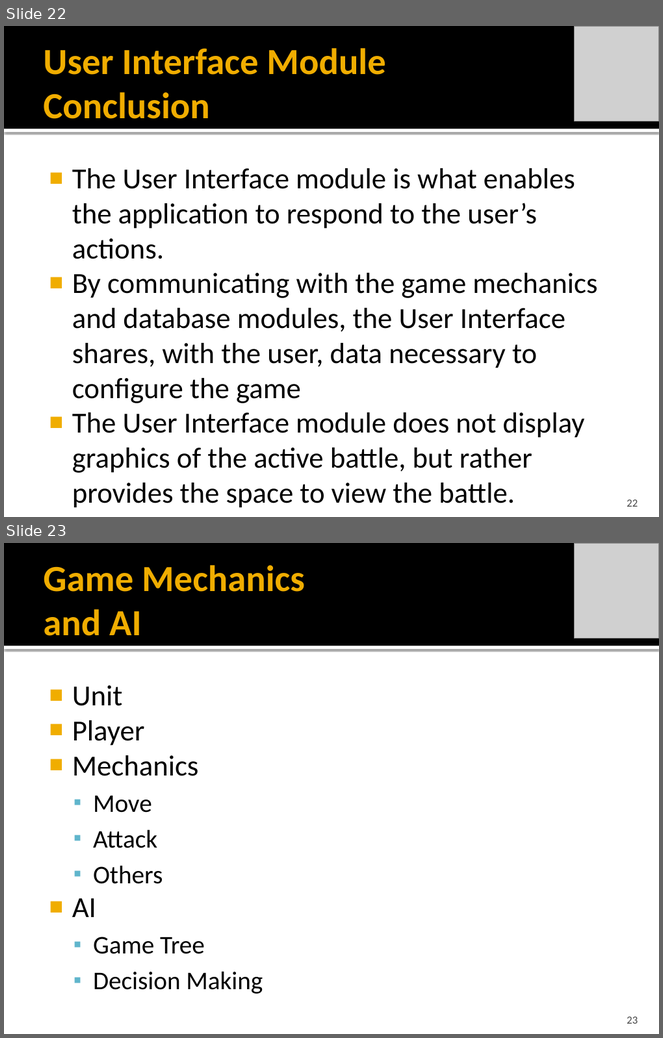
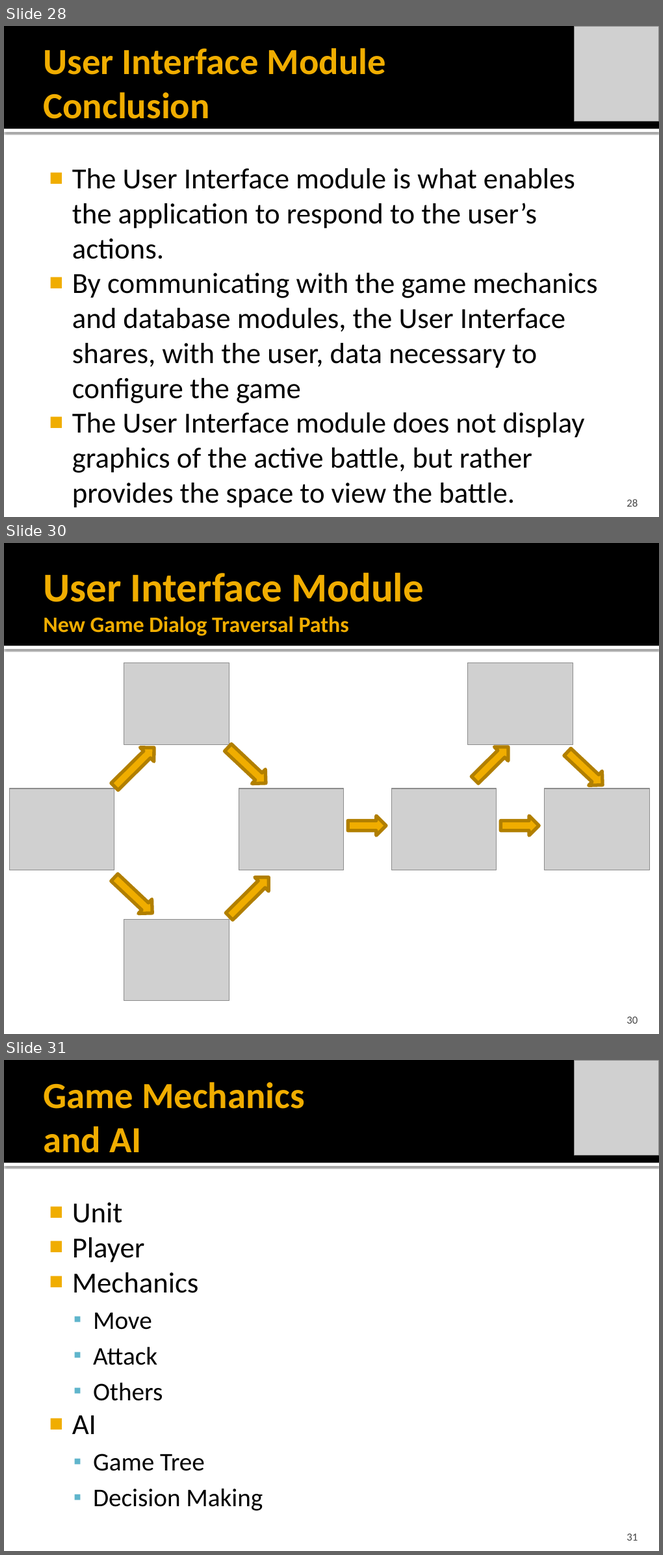
Before and after one commit to idxExtropy/duel-reality, a slide deck: Docs/DUEL REALITY .pptx. Shown one above the other, each under a label of ours: slides 22 and 23 before the commit, slides 28, 30 and 31 after it; the slides between them are not shown. The pictures are 663x1038 and 663x1555 pixels, drawn with LibreOffice and Linux fonts; fonts in the diff are those of the drawing; grey boxes stand for pictures. Boxes give left, top, right and bottom in pixels: in the first picture for what was removed or moved away, otherwise in the second. Text is boxed around its words. In the diff, an @@ line names an element or a change of style, - is before the commit and + after.

```diff
--- a/Docs/DUEL REALITY .pptx
+++ b/Docs/DUEL REALITY .pptx
@@ slide 30 added at <box>4,543,659,1034</box>, background #FFFFFF; not listed: 2 template elements that a slide beside it also shows @@
@@ title added at <box>43,572,424,636</box>, 24.3 pt, text #F0AD00, bold @@
+User Interface Module
+New Game Dialog Traversal Paths
@@ picture added at <box>124,663,229,744</box> @@
@@ picture added at <box>468,663,573,744</box> @@
@@ right arrow added at <box>108,741,161,794</box>, fill #F0AD00, outline #B28000 3.78 pt @@
@@ right arrow added at <box>221,741,272,791</box>, fill #F0AD00, outline #B28000 3.78 pt @@
@@ right arrow added at <box>469,740,516,787</box>, fill #F0AD00, outline #B28000 3.78 pt @@
@@ right arrow added at <box>561,745,610,792</box>, fill #F0AD00, outline #B28000 3.78 pt @@
@@ picture added at <box>9,789,114,870</box> @@
@@ picture added at <box>239,789,343,870</box> @@
@@ picture added at <box>392,789,497,870</box> @@
@@ picture added at <box>545,789,649,870</box> @@
@@ right arrow added at <box>348,816,386,836</box>, fill #F0AD00, outline #B28000 3.78 pt @@
@@ right arrow added at <box>501,816,539,836</box>, fill #F0AD00, outline #B28000 3.78 pt @@
@@ right arrow added at <box>108,871,159,921</box>, fill #F0AD00, outline #B28000 3.78 pt @@
@@ right arrow added at <box>222,870,276,923</box>, fill #F0AD00, outline #B28000 3.78 pt @@
@@ picture added at <box>124,920,229,1001</box> @@
@@ page number added at <box>627,1017,638,1024</box>, 12 pt, text #454545 @@
+30
@@ what was slide 22 is now slide 28 @@
@@ page number at <box>627,499,638,507</box>: text changed @@
-22
+28
@@ what was slide 23 is now slide 31 @@
@@ page number at <box>627,1534,638,1541</box>: text changed @@
-23
+31
```
Also in this commit, not shown: 2 slides changed, 7 other slides added.
